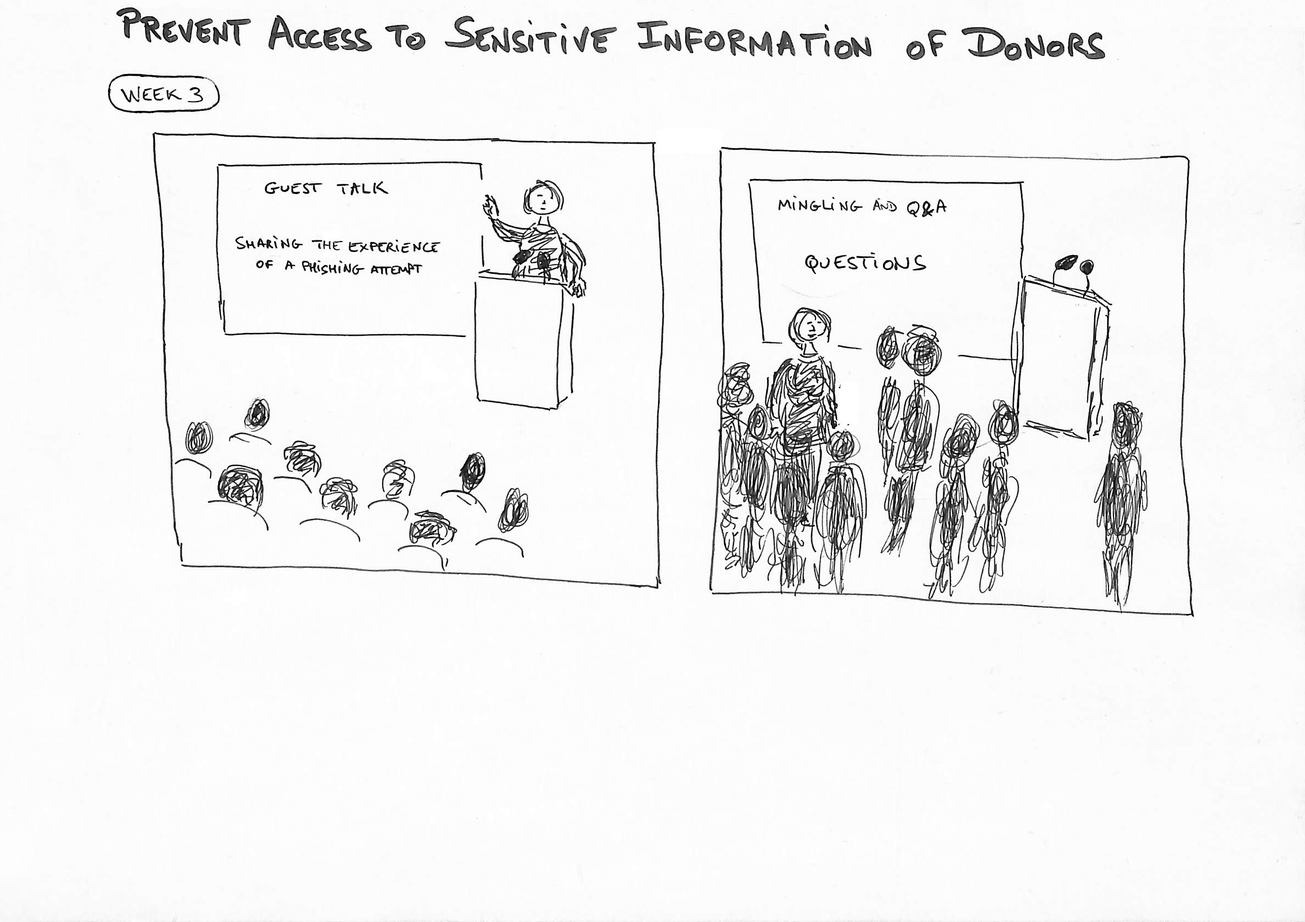
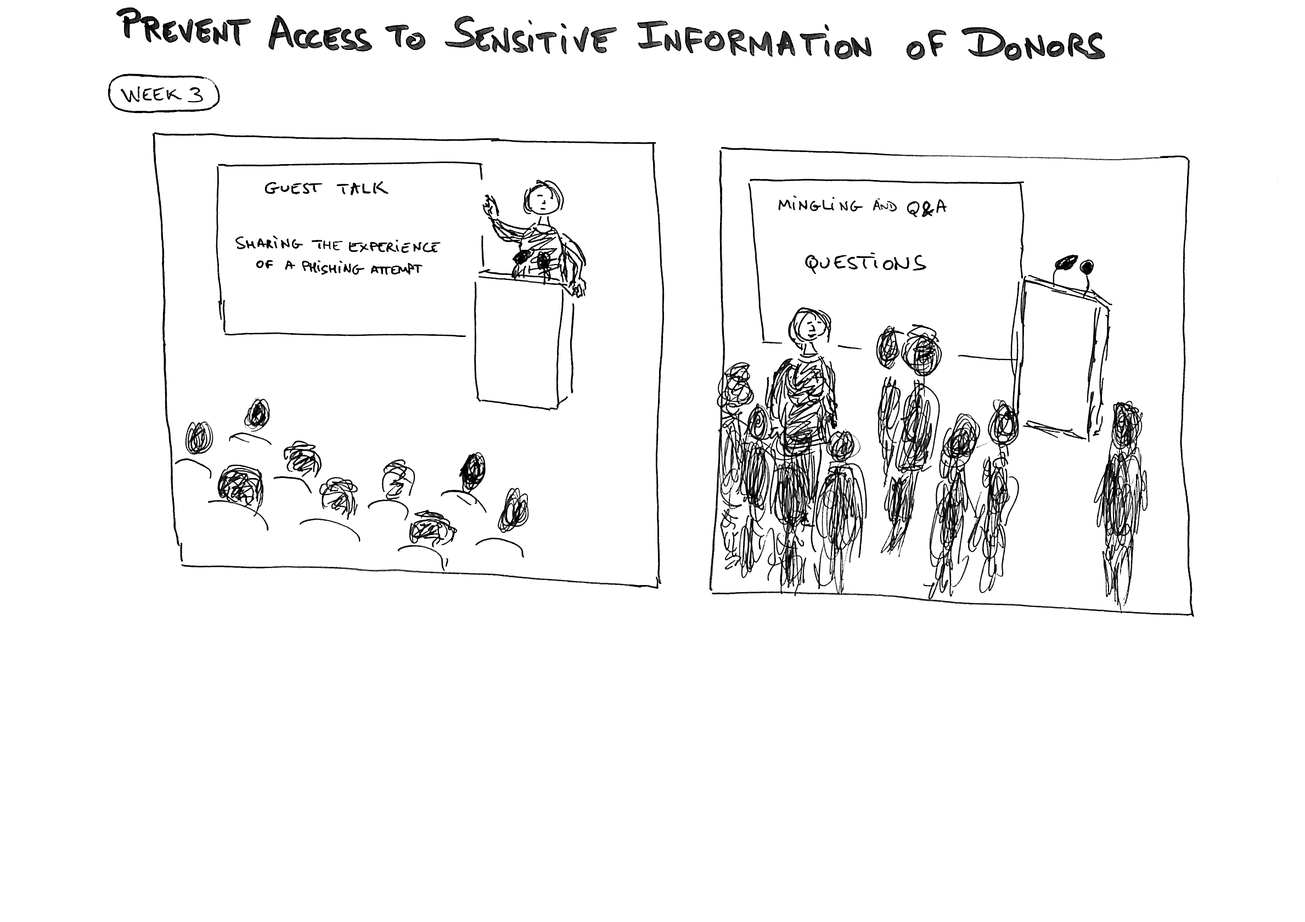
Layer changes from the first 1305 × 922 image to the second:
added layer "103 Color Levels" above "101 Clean up" over [0, 0, 1305, 922]
painted on "101 Clean up" over [768, 21, 1305, 882]
